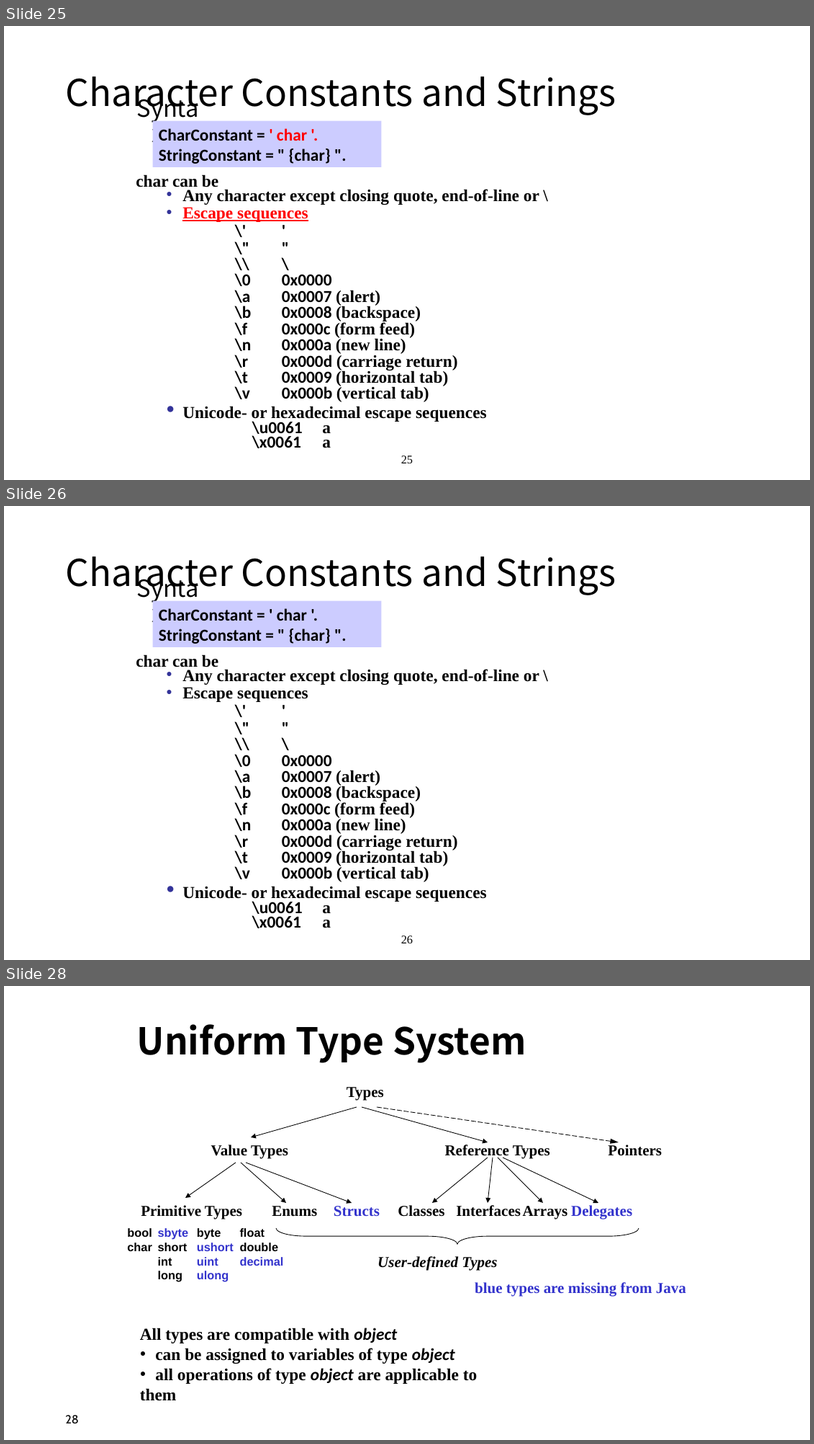
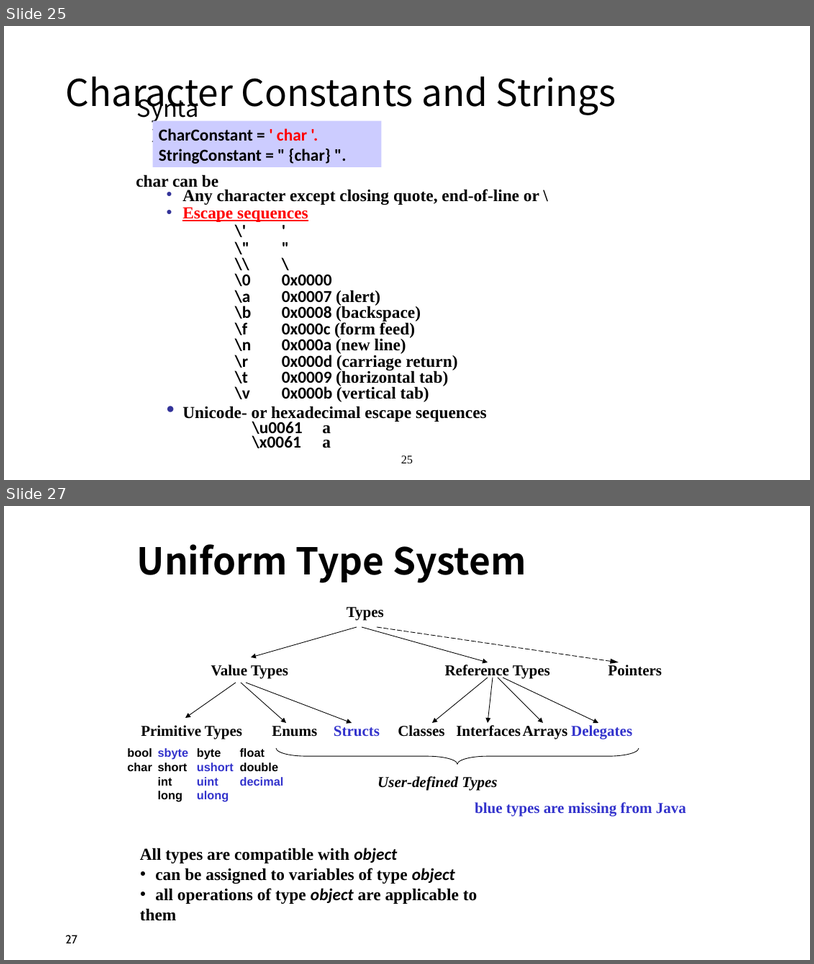
Before and after one commit to yangalan123/2017Csharp-EXAM, a slide deck: C#复习.pptx. Shown one above the other, each under a label of ours: slides 25, 26 and 28 before the commit, slides 25 and 27 after it; the slides between them are not shown. The pictures are 814x1444 and 814x964 pixels, drawn with LibreOffice and Linux fonts; fonts in the diff are those of the drawing. Boxes give left, top, right and bottom in pixels: in the first picture for what was removed or moved away, otherwise in the second. Text is boxed around its words. In the diff, an @@ line names an element or a change of style, - is before the commit and + after.

```diff
--- a/C#复习.pptx
+++ b/C#复习.pptx
@@ slide 26 removed at box(4, 506, 810, 960), background #FFFFFF @@
@@ title removed at box(65, 556, 617, 595) @@
-Character Constants and Strings
@@ text removed at box(131, 574, 214, 610) @@
-Syntax
@@ rectangle removed at box(153, 601, 381, 648) @@
-CharConstant = ' char '.
-StringConstant = " {char} ".
@@ text removed at box(136, 654, 540, 928) @@
-char can be
-  ● Any character except closing quote, end-of-line or \
-  ● Escape sequences
-    \' '
-    \" "
-    \\ \
-    \0 0x0000
-    \a 0x0007 (alert)
-    \b 0x0008 (backspace)
-    \f 0x000c (form feed)
-    \n 0x000a (new line)
-    \r 0x000d (carriage return)
-    \t 0x0009 (horizontal tab)
-    \v 0x000b (vertical tab)
-  ● Unicode- or hexadecimal escape sequences
-\u0061 a
-\x0061 a
@@ page number removed at box(401, 935, 413, 943) @@
-26
@@ what was slide 28 is now slide 27 @@
@@ page number at box(65, 934, 77, 943): text changed @@
-28
+27
```
Also in this commit, not shown: 8 slides changed, 2 other files.
